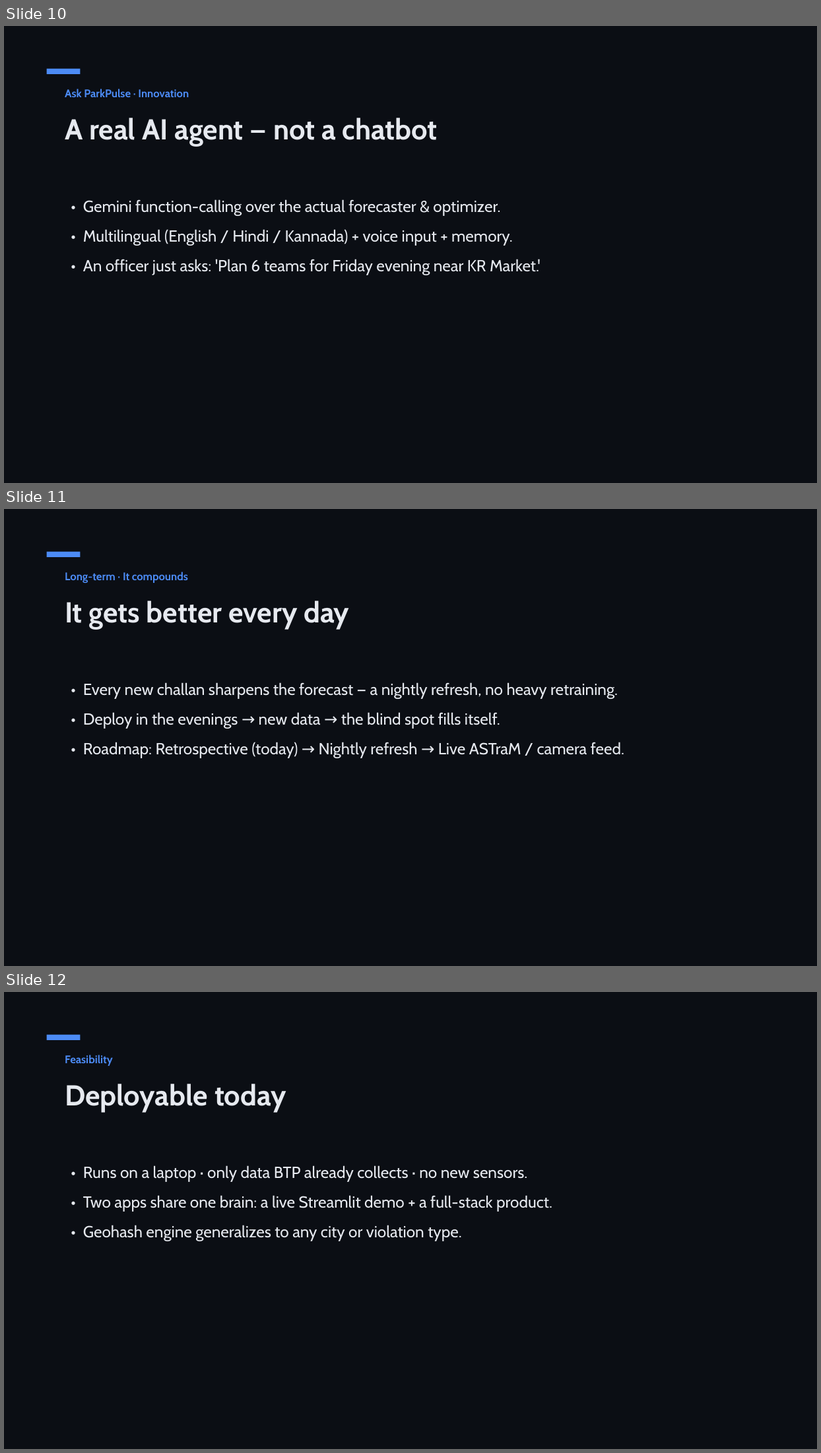
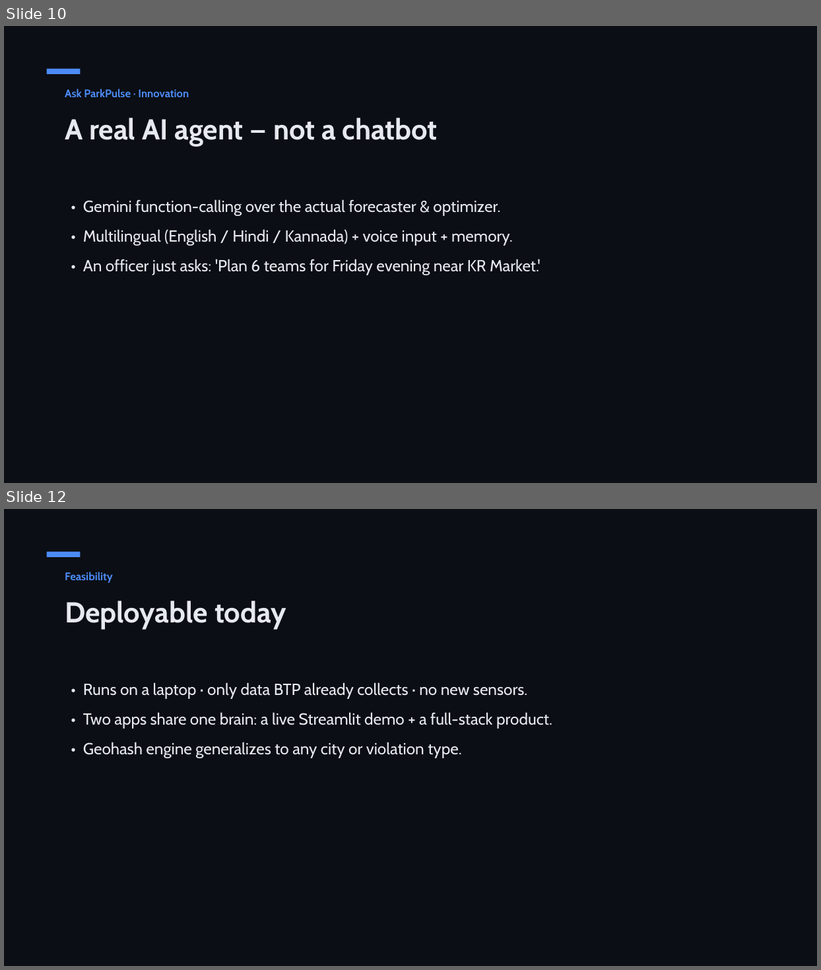
Before and after one commit to shubhambhattog/flipkart-gridlock-2.0-r2, a slide deck: pitch/ParkPulse_Deck.pptx. Shown one above the other, each under a label of ours: slides 10, 11 and 12 before the commit, slides 10 and 12 after it; the slides between them are not shown. The pictures are 821x1453 and 821x970 pixels, drawn with LibreOffice and Linux fonts; fonts in the diff are those of the drawing. Boxes give left, top, right and bottom in pixels: in the first picture for what was removed or moved away, otherwise in the second. Text is boxed around its words. In the diff, an @@ line names an element or a change of style, - is before the commit and + after.

```diff
--- a/pitch/ParkPulse_Deck.pptx
+++ b/pitch/ParkPulse_Deck.pptx
@@ slide 11 removed at (4,509,817,966), background #FFFFFF @@
@@ rectangle removed at (4,509,817,966) @@
@@ rectangle removed at (47,552,81,557) @@
@@ text removed at (65,572,188,583) @@
-Long-term · It compounds
@@ text removed at (65,601,349,630) @@
-It gets better every day
@@ text removed at (83,683,624,758) @@
-• Every new challan sharpens the forecast — a nightly refresh, no heavy retraining.
-• Deploy in the evenings → new data → the blind spot fills itself.
-• Roadmap: Retrospective (today) → Nightly refresh → Live ASTraM / camera feed.
```
Also in this commit, not shown: 1 slide changed, 1 slide added, 6 other files.
